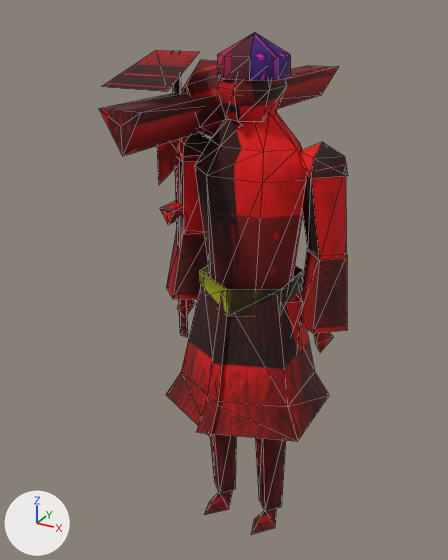
One commit to the glTF model ordo/assets/models/units/kok_dehqon_lod1.glb: the scene before it, then after it.
Rendered twice from a 50 mm lens placed at (0.841, -1.718, 1.853), pointed at (-0.227, 0.225, 0.881). Every picture has the same lights, and +X, +Y and +Z are marked at lower left. The picture after the commit comes second. Mesh edges are drawn as thin lines. Vertices at exactly the same position are counted once.

Script lines for the objects in view, before the commit:
```python
me_kok_dehqon_lod1 = bpy.data.meshes.new('kok_dehqon_lod1')
me_kok_dehqon_lod1.from_pydata(...)  # 261 vertices, 301 faces; spans x -0.38..0.34, y -0.39..1.11, z 0.03..1.79
me_kok_dehqon_lod1.materials.append(mat_kokand_dehqon)
ob_kok_dehqon_lod1 = bpy.data.objects.new('kok_dehqon_lod1', me_kok_dehqon_lod1)
ob_kok_dehqon_lod1.location = (0.0, 0.0, 0.0)
```
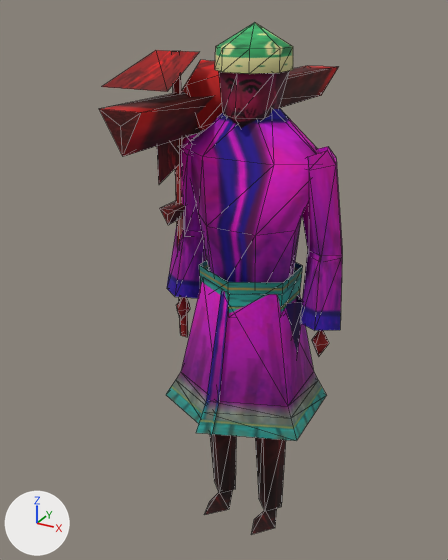
Pixel boxes [x1, y1, x2, y2] of what changed, in the pictures (448 x 560 px; the box of a moved part takes in the faces that stretch with it):
```json
{"object": "kok_dehqon_lod1", "change": "reshaped", "before": [99, 32, 348, 534], "after": [99, 23, 342, 534]}
{"part": 1, "of": "me_kok_dehqon_lod1", "change": "moved or reshaped", "before": [217, 32, 291, 81], "after": [215, 23, 293, 74]}
{"part": 2, "of": "me_kok_dehqon_lod1", "change": "moved or reshaped", "before": [200, 265, 303, 316], "after": [199, 260, 303, 313]}
{"part": 3, "of": "me_kok_dehqon_lod1", "change": "rebuilt", "before": [217, 78, 287, 125], "after": [219, 71, 290, 128]}
{"part": 4, "of": "me_kok_dehqon_lod1", "change": "rebuilt", "before": [166, 229, 208, 299], "after": [167, 226, 207, 298]}
{"part": 5, "of": "me_kok_dehqon_lod1", "change": "rebuilt", "before": [299, 249, 347, 333], "after": [300, 251, 342, 331], "on screen": "12% narrower"}
{"part": 6, "of": "me_kok_dehqon_lod1", "change": "rebuilt", "before": [178, 149, 204, 232], "after": [179, 133, 202, 231]}
{"part": 7, "of": "me_kok_dehqon_lod1", "change": "rebuilt", "before": [302, 164, 346, 257], "after": [302, 146, 342, 257], "on screen": "9% narrower, 19% taller"}
{"part": 8, "of": "me_kok_dehqon_lod1", "change": "moved or reshaped", "before": [177, 112, 348, 289], "after": [190, 108, 320, 283]}
{"part": 9, "of": "me_kok_dehqon_lod1", "change": "moved or reshaped", "before": [166, 295, 333, 441], "after": [166, 295, 329, 441]}
{"part": 10, "of": "me_kok_dehqon_lod1", "change": "surface changed", "before": [99, 50, 338, 534], "after": [99, 50, 338, 534]}
{"part": 11, "of": "me_kok_dehqon_lod1", "change": "recoloured", "before": [157, 51, 314, 534], "after": [157, 51, 314, 534]}
```

The change, as JSON lines over the scene's bpy script:
```json
{"block": "me_kok_dehqon_lod1", "where": "# used by ob_kok_dehqon_lod1; location = (0.0, 0.0, 0.0)"}
{"op": "remove", "block": "me_kok_dehqon_lod1", "code": "me_kok_dehqon_lod1.from_pydata(...)  # 261 vertices, 301 faces; spans x -0.38..0.34, y -0.39..1.11, z 0.03..1.79"}
{"op": "add", "block": "me_kok_dehqon_lod1", "code": "me_kok_dehqon_lod1.from_pydata(...)  # 259 vertices, 312 faces; spans x -0.38..0.33, y -0.39..1.11, z 0.03..1.81"}
{"block": "me_kok_dehqon_lod1", "change": "me_kok_dehqon_lod1 part 1: the loose piece of 17 vertices spanning x -0.1..0.1, y -0.12..0.1, z 1.67..1.79 is moved by (0.0, 0.0, 0.02)"}
{"block": "me_kok_dehqon_lod1", "change": "me_kok_dehqon_lod1 part 2: the loose piece of 14 vertices spanning x -0.15..0.15, y -0.17..0.17, z 0.95..1.05 is scaled about its middle by (1.02, 0.916, 1.32), then moved by (0.0, 0.0, 0.01)"}
{"block": "me_kok_dehqon_lod1", "change": "me_kok_dehqon_lod1 part 3: the loose piece of 22 vertices spanning x -0.08..0.08, y -0.13..0.1, z 1.52..1.73 is rebuilt with 14 vertices and now spans x -0.09..0.09, y -0.12..0.11, z 1.51..1.72"}
{"block": "me_kok_dehqon_lod1", "change": "me_kok_dehqon_lod1 part 4: the loose piece of 8 vertices spanning x -0.34..-0.18, y -0.09..0.1, z 0.9..1.16 is rebuilt with 10 vertices and now spans x -0.33..-0.19, y -0.07..0.08, z 0.9..1.16"}
{"block": "me_kok_dehqon_lod1", "change": "me_kok_dehqon_lod1 part 5: the loose piece of 8 vertices spanning x 0.18..0.34, y -0.09..0.1, z 0.9..1.16 is rebuilt with 10 vertices and now spans x 0.19..0.33, y -0.07..0.08, z 0.9..1.16"}
{"block": "me_kok_dehqon_lod1", "change": "me_kok_dehqon_lod1 part 6: the loose piece of 8 vertices spanning x -0.31..-0.14, y -0.07..0.1, z 1.14..1.44 is rebuilt with 15 vertices and now spans x -0.3..-0.14, y -0.06..0.08, z 1.13..1.48"}
{"block": "me_kok_dehqon_lod1", "change": "me_kok_dehqon_lod1 part 7: the loose piece of 8 vertices spanning x 0.14..0.31, y -0.07..0.1, z 1.14..1.44 is rebuilt with 15 vertices and now spans x 0.14..0.3, y -0.06..0.08, z 1.13..1.48"}
{"block": "me_kok_dehqon_lod1", "change": "me_kok_dehqon_lod1 part 8"}
{"block": "me_kok_dehqon_lod1", "change": "18 vertices are removed from x -0.3..0.3, y -0.07..0.09, z 1.4..1.5"}
{"block": "me_kok_dehqon_lod1", "change": "24 faces are deleted"}
{"block": "me_kok_dehqon_lod1", "change": "3 vertices in x -0.03..0.03, y -0.08..0.06, z 1.57 move by (0.0, 0.01, 0.02)"}
{"block": "me_kok_dehqon_lod1", "change": "18 vertices move from x -0.19..0.19, y -0.13..0.13, z 1.39..1.57 to x -0.24..0.24, y -0.15..0.13, z 1.24..1.59"}
{"block": "me_kok_dehqon_lod1", "change": "me_kok_dehqon_lod1 part 9"}
{"block": "me_kok_dehqon_lod1", "change": "27 vertices are removed from x -0.3..0.3, y -0.28..0.26, z 0.54..0.98"}
{"block": "me_kok_dehqon_lod1", "change": "43 faces are deleted"}
{"block": "me_kok_dehqon_lod1", "change": "1 vertex moves from x -0.26, y 0.12, z 0.56 to x -0.28, y 0.13, z 0.56"}
{"block": "me_kok_dehqon_lod1", "change": "37 vertices are added at x -0.29..0.29, y -0.27..0.27, z 0.52..0.98"}
{"block": "me_kok_dehqon_lod1", "change": "59 new faces join them"}
{"block": "me_kok_dehqon_lod1", "change": "me_kok_dehqon_lod1 part 10: 133 kept faces spanning x -0.38..0.24, y -0.39..1.11, z 0.03..1.73 get new texture (UV) coordinates"}
{"block": "me_kok_dehqon_lod1", "change": "me_kok_dehqon_lod1 part 11: 111 kept faces spanning x -0.33..0.24, y -0.23..0.2, z 0.03..1.73 get new vertex colours"}
{"block": "me_kok_dehqon_lod1", "change": "other edits to the shape of me_kok_dehqon_lod1 do not show in these pictures"}
```
